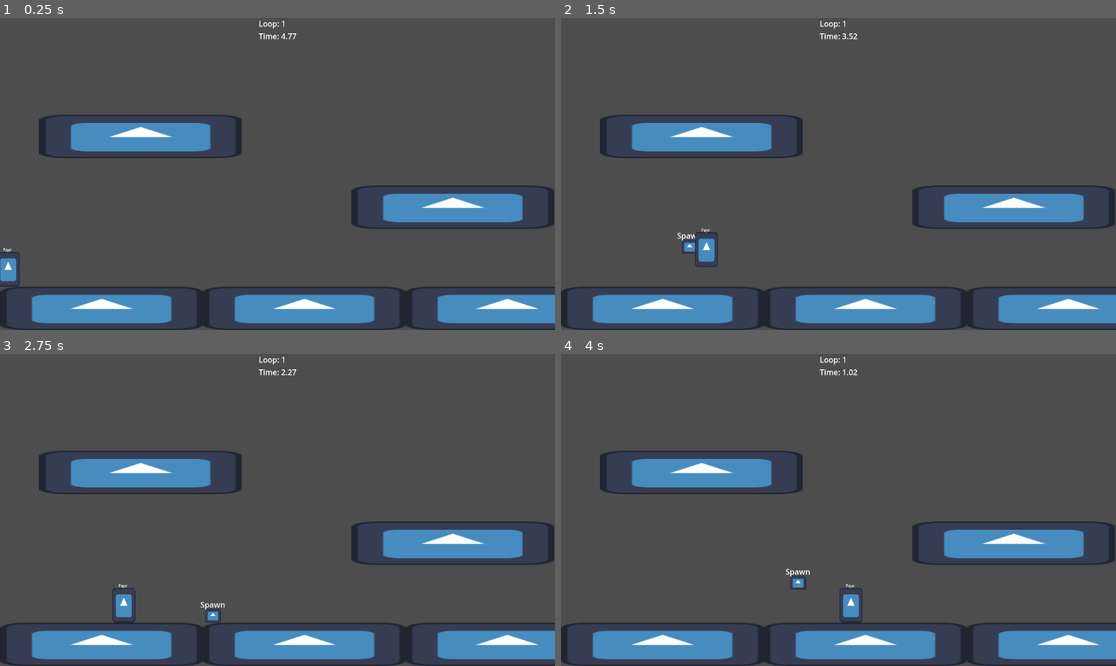
Above: before the commit, frames 1-4 (two rows, left to right).
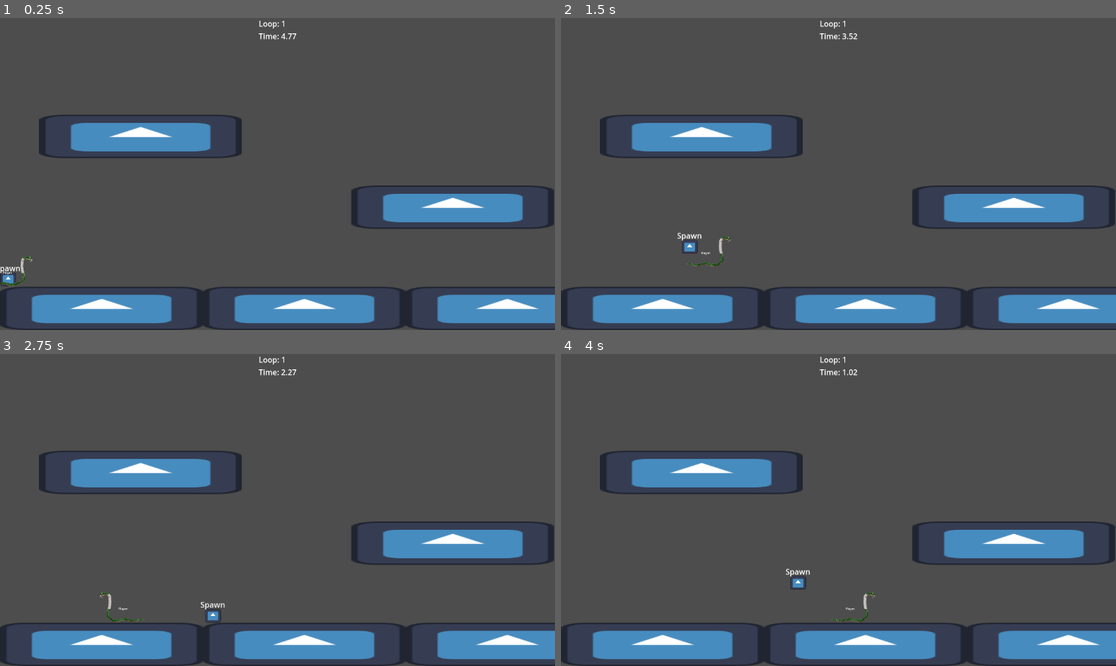
Above: after the commit, the same moments.

Repository: MrDreamhost/gmtk-jam-2025
Game: Godot game, scene res://game/main.tscn
Same seed, same stepped clock (60 frames per second), same inputs: the game is played once before the commit and once after it. The engine's default icon, where the game draws it, is replaced by a stand-in: a white triangle on a blue panel in a dark square.
Inputs:
- Up to frame 1 (0.25 s): no input
- Up to frame 2 (1.5 s): hold D (player_right) from 0.53 s (still down); tap Shift (set_spawn_point) at 0.6, 1.35 s; tap Space (player_jump) at 0.77 s
- Up to frame 3 (2.75 s): tap Space (player_jump) at 1.52 s; release D (player_right) at 2.03 s; hold A (player_left) from 2.03 s (still down); tap Shift (set_spawn_point) at 2.1 s
- Up to frame 4 (4 s): release A (player_left) at 2.78 s; hold D (player_right) from 2.78 s (still down); tap Shift (set_spawn_point) at 2.85, 3.6 s; tap Space (player_jump) at 3.02, 3.77 s

The runs differ from the first frame. In frame 1, 0.3% of the frame differs, in the area x 0-6%, y 73-87%; in frame 2, 0.4%, in the area x 22-31%, y 67-80%; in frame 3, 0.4%; in frame 4, 0.4%.

Commit message:
Implemented basic run animation

Diff:
--- a/game/main.gd
+++ b/game/main.gd
@@ -62,9 +62,13 @@
 
 
 func spawn_ghost() -> void:
-	var ghost: PlayerGhost = self.player_recorder.spawn_ghost(self.current_loop)
-	spawned_ghosts.append(ghost)
-	add_child(ghost)
+	if spawned_ghosts.size() >= 1:
+		var ghost: PlayerGhost = spawned_ghosts[0]
+		ghost.replay_data = self.player_recorder.replay_data
+	else:
+		var ghost: PlayerGhost = self.player_recorder.spawn_ghost(self.current_loop)
+		spawned_ghosts.append(ghost)
+		add_child(ghost)
 	print("SPAWNED GHOSTS: %s" % self.spawned_ghosts.size())
 
 
--- a/player/player.gd
+++ b/player/player.gd
@@ -3,6 +3,9 @@
 
 const SPEED = 300.0
 const JUMP_VELOCITY = -400.0
+
+@onready var anim_player : AnimationPlayer = $PlayerAnimationPlayer
+@onready var sprite : Sprite2D = $Sprite2D
 
 
 func _physics_process(delta: float) -> void:
@@ -22,4 +25,13 @@
 	else:
 		velocity.x = move_toward(velocity.x, 0, SPEED)
 
+	#Play run animation while running with timescale adjusted for speed
+	if velocity.x != 0:
+		anim_player.play("run")
+		anim_player.speed_scale = get_real_velocity().x/velocity.x
+	if velocity.x < 0:
+		sprite.flip_h = true
+	elif velocity.x > 0:
+		sprite.flip_h = false
+
 	move_and_slide()
--- a/player/player.tscn
+++ b/player/player.tscn
@@ -1,10 +1,48 @@
-[gd_scene load_steps=4 format=3 uid="uid://c0dapnlli3qqi"]
+[gd_scene load_steps=7 format=3 uid="uid://c0dapnlli3qqi"]
 
 [ext_resource type="Script" uid="uid://d3p7qm8m2omtf" path="res://player/player.gd" id="1_rkbax"]
-[ext_resource type="Texture2D" uid="uid://bjwnao17x8v8x" path="res://assets/sprites/icon.svg" id="2_g1dw6"]
+[ext_resource type="Texture2D" uid="uid://c0tgexhmopxq8" path="res://assets/sprites/slither/run_sheet.png" id="2_rkbax"]
 
 [sub_resource type="RectangleShape2D" id="RectangleShape2D_rkbax"]
-size = Vector2(48, 72)
+size = Vector2(103, 65)
+
+[sub_resource type="Animation" id="Animation_g1dw6"]
+resource_name = "run"
+length = 1.2
+loop_mode = 1
+tracks/0/type = "value"
+tracks/0/imported = false
+tracks/0/enabled = true
+tracks/0/path = NodePath("Sprite2D:frame")
+tracks/0/interp = 1
+tracks/0/loop_wrap = true
+tracks/0/keys = {
+"times": PackedFloat32Array(0, 0.1, 0.2, 0.3, 0.4, 0.5, 0.6, 0.7, 0.8, 0.9, 1, 1.1),
+"transitions": PackedFloat32Array(1, 1, 1, 1, 1, 1, 1, 1, 1, 1, 1, 1),
+"update": 1,
+"values": [0, 1, 2, 3, 4, 5, 6, 7, 8, 9, 10, 11]
+}
+
+[sub_resource type="Animation" id="Animation_yw30f"]
+length = 0.001
+tracks/0/type = "value"
+tracks/0/imported = false
+tracks/0/enabled = true
+tracks/0/path = NodePath("Sprite2D:frame")
+tracks/0/interp = 1
+tracks/0/loop_wrap = true
+tracks/0/keys = {
+"times": PackedFloat32Array(0),
+"transitions": PackedFloat32Array(1),
+"update": 1,
+"values": [0]
+}
+
+[sub_resource type="AnimationLibrary" id="AnimationLibrary_qjkh3"]
+_data = {
+&"RESET": SubResource("Animation_yw30f"),
+&"run": SubResource("Animation_g1dw6")
+}
 
 [node name="Player" type="CharacterBody2D"]
 platform_on_leave = 1
@@ -12,9 +50,10 @@
 script = ExtResource("1_rkbax")
 
 [node name="Sprite2D" type="Sprite2D" parent="."]
-position = Vector2(0, -36)
-scale = Vector2(0.375, 0.563)
-texture = ExtResource("2_g1dw6")
+scale = Vector2(0.4, 0.4)
+texture = ExtResource("2_rkbax")
+offset = Vector2(0, -124)
+hframes = 12
 
 [node name="Label" type="Label" parent="Sprite2D"]
 offset_left = -28.4444
@@ -25,5 +64,10 @@
 metadata/_edit_use_anchors_ = true
 
 [node name="CollisionShape2D" type="CollisionShape2D" parent="."]
-position = Vector2(0, -36)
+position = Vector2(0.5, -32.5)
 shape = SubResource("RectangleShape2D_rkbax")
+
+[node name="PlayerAnimationPlayer" type="AnimationPlayer" parent="."]
+libraries = {
+&"": SubResource("AnimationLibrary_qjkh3")
+}
Binary file added: assets/sprites/slither/run_sheet.png
Not shown, added: assets/sprites/slither/run_sheet.png.import
